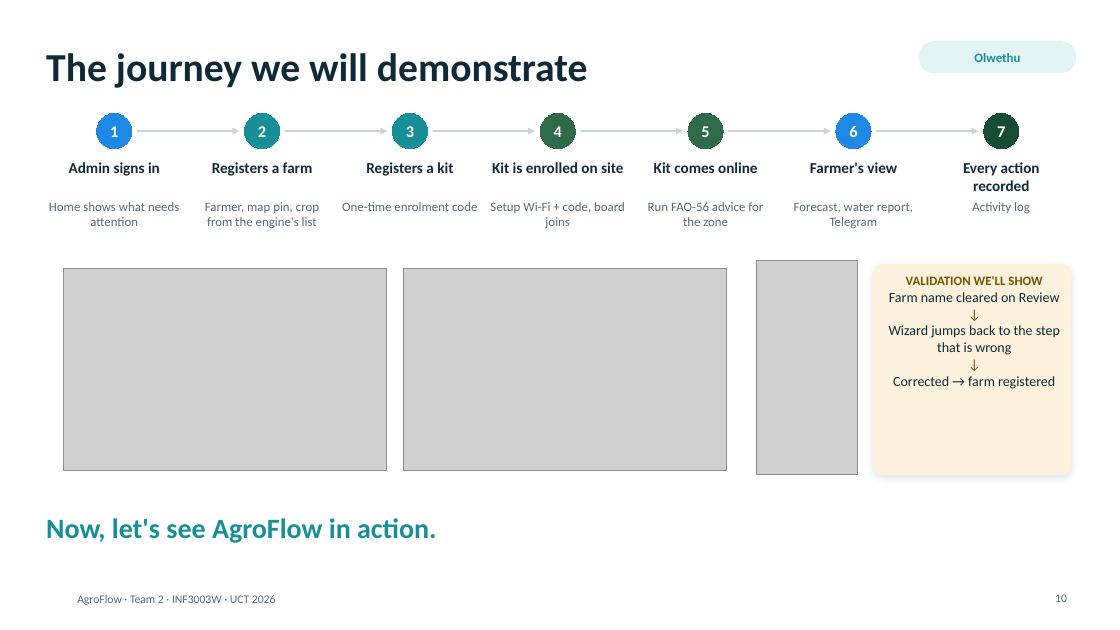
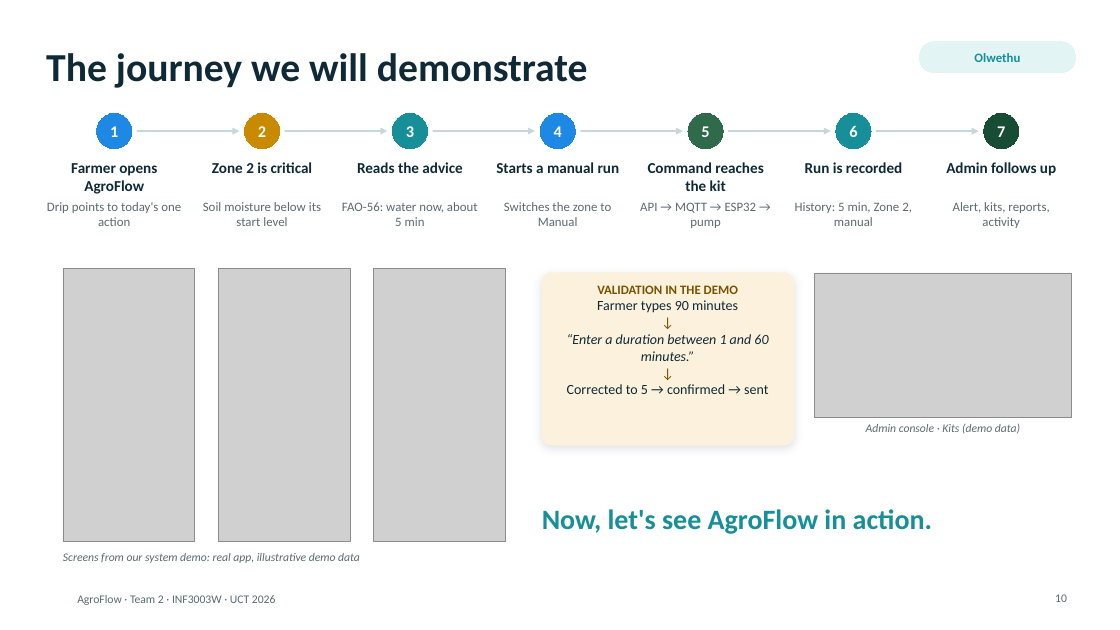
Before and after one commit to leruo24/AgroFlow, a slide deck: slide 10 of presentation/AgroFlow_Showcase_Intro_2026.pptx. Drawn at 1120x630 pixels with LibreOffice and Linux fonts; fonts in the diff are those of the drawing; grey boxes stand for pictures; background and template pictures are left out. Boxes give left, top, right and bottom in pixels: in the first picture for what was removed or moved away, otherwise in the second. Text is boxed around its words. In the diff, an @@ line names an element or a change of style, - is before the commit and + after.

```diff
--- a/presentation/AgroFlow_Showcase_Intro_2026.pptx
+++ b/presentation/AgroFlow_Showcase_Intro_2026.pptx
@@ ellipse "2" at (x1=245, y1=113, x2=280, y2=149): fill #168F99 to #C98A00; outline #168F99 0.75 pt to #C98A00 0.75 pt @@
@@ ellipse "4" at (x1=540, y1=113, x2=576, y2=149): fill #2F6B4B to #1E88E5; outline #2F6B4B 0.75 pt to #1E88E5 0.75 pt @@
@@ ellipse "6" at (x1=836, y1=113, x2=871, y2=149): fill #1E88E5 to #168F99; outline #1E88E5 0.75 pt to #168F99 0.75 pt @@
@@ text at (x1=71, y1=163, x2=157, y2=194): text changed @@
-Admin signs in
+Farmer opens AgroFlow
@@ text at (x1=212, y1=162, x2=313, y2=173): text changed @@
-Registers a farm
+Zone 2 is critical
@@ text at (x1=357, y1=162, x2=462, y2=173): text changed @@
-Registers a kit
+Reads the advice
@@ text at (x1=496, y1=162, x2=620, y2=173): text changed @@
-Kit is enrolled on site
+Starts a manual run
@@ text at (x1=648, y1=162, x2=763, y2=191): text changed @@
-Kit comes online
+Command reaches the kit
@@ text at (x1=805, y1=162, x2=902, y2=173): text changed @@
-Farmer's view
+Run is recorded
@@ text at (x1=946, y1=162, x2=1056, y2=176): text changed @@
-Every action recorded
+Admin follows up
@@ text at (x1=47, y1=202, x2=181, y2=226): text changed @@
-Home shows what needs attention
+Drip points to today's one action
@@ text at (x1=203, y1=202, x2=321, y2=226): text changed @@
-Farmer, map pin, crop from the engine's list
+Soil moisture below its start level
@@ text at (x1=342, y1=202, x2=478, y2=226): text changed @@
-One-time enrolment code
+FAO-56: water now, about 5 min
@@ text at (x1=504, y1=202, x2=611, y2=226): text changed @@
-Setup Wi-Fi + code, board joins
+Switches the zone to Manual
@@ text at (x1=640, y1=202, x2=757, y2=228): text changed @@
-Run FAO-56 advice for the zone
+API → MQTT → ESP32 → pump
@@ text at (x1=795, y1=202, x2=912, y2=226): text changed @@
-Forecast, water report, Telegram
+History: 5 min, Zone 2, manual
@@ text at (x1=953, y1=202, x2=1049, y2=228): text changed @@
-Activity log
+Alert, kits, reports, activity
@@ picture resized from (x1=63, y1=269, x2=386, y2=471) to (x1=63, y1=269, x2=195, y2=542) @@
@@ picture added at (x1=218, y1=269, x2=350, y2=542) @@
@@ picture added at (x1=374, y1=269, x2=506, y2=542) @@
@@ picture removed at (x1=403, y1=269, x2=727, y2=471) @@
@@ picture removed at (x1=756, y1=260, x2=858, y2=475) @@
@@ rounded rectangle removed at (x1=874, y1=265, x2=1071, y2=475) @@
@@ rounded rectangle added at (x1=542, y1=273, x2=794, y2=445), fill #FBF1DC, outline #FBF1DC 0.75 pt @@
@@ text added at (x1=567, y1=285, x2=768, y2=394), 12 pt, text #0F2A36 @@
+VALIDATION IN THE DEMO
+Farmer types 90 minutes
+↓
+“Enter a duration between 1 and 60 minutes.”
+↓
+Corrected to 5 → confirmed → sent
@@ picture added at (x1=815, y1=273, x2=1071, y2=418) @@
@@ text removed at (x1=889, y1=276, x2=1060, y2=389) @@
-VALIDATION WE'LL SHOW
-Farm name cleared on Review
-↓
-Wizard jumps back to the step that is wrong
-↓
-Corrected → farm registered
@@ text added at (x1=866, y1=424, x2=1020, y2=433), 10 pt, text #5B6B73, italic @@
+Admin console · Kits (demo data)
@@ text "Now, let's see AgroFlow in ..." moved from (x1=46, y1=518, x2=436, y2=543) to (x1=542, y1=509, x2=932, y2=534) @@
@@ text added at (x1=63, y1=553, x2=360, y2=563), 10 pt, text #5B6B73, italic @@
+Screens from our system demo: real app, illustrative demo data
```
Also in this commit, not shown: 8 other files.
